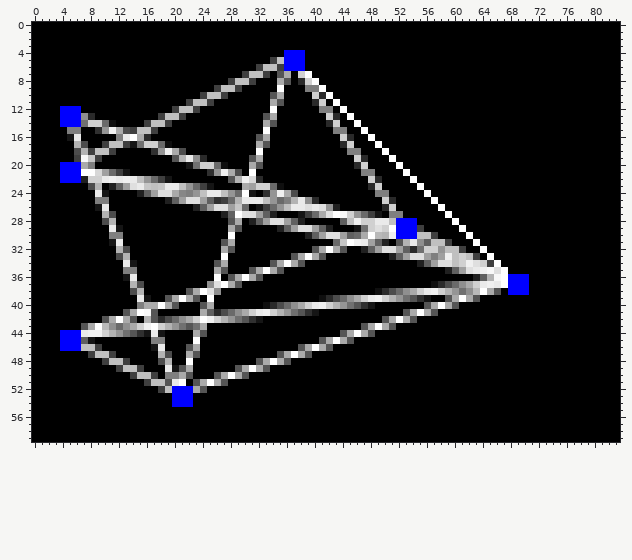
Sprite sheet: Render/outputs/0.png. Above is the file before it was changed.
The file is 84x60 pixels. Colours within 5 levels of each other are drawn and written as one.
Once edited:
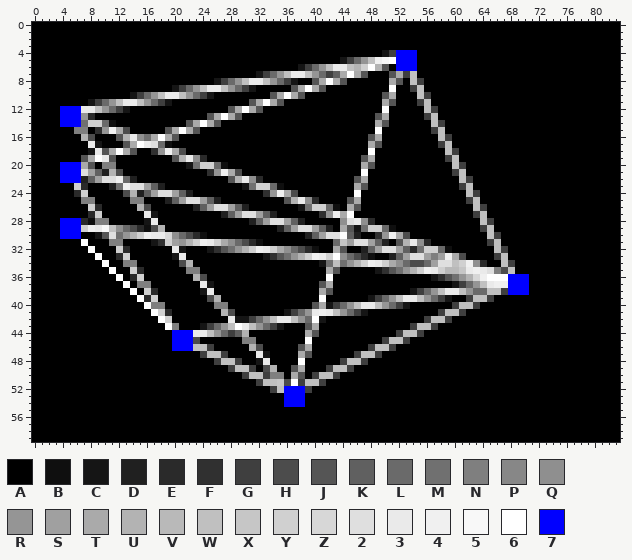
Palette (. is transparent): A #000000  B #0f0f0f  C #151515  D #202020  E #2a2a2a  F #303030  G #3f3f3f  H #4c4c4c  J #555555  K #606060  L #6a6a6a  M #707070  N #7f7f7f  P #878787  Q #8f8f8f  R #959595  S #a0a0a0  T #aaaaaa  U #b3b3b3  V #b9b9b9  W #c0c0c0  X #c6c6c6  Y #d0d0d0  Z #d7d7d7  2 #dfdfdf  3 #eaeaea  4 #f0f0f0  5 #f8f8f8  6 #ffffff  7 #0000ff
From old to new:
Changed rows in their new state; - is an unchanged pixel.
first column x 4:
 4 --------------------------------AAA-----------CG777--------------
 5 ------------------------------AAAAA-----CGLRW456777--------------
 6 ----------------------------AAAAAACGLRW33WUY6UJ-777--------------
 7 --------------------------AAC-LRW33WRLGKT6TJ---JTGW--------------
 8 ----------------------CGLR-33WRLGCAAJT6TJ------TJ-WG-------------
 9 ----------------CGLRW33-RLGC---A-JT6TJ---------6--GW-------------
10 ----------CGLRW33WRL-CAA--------6TJ-AAA-------JT---WG------------
11 ----CGLRW33WRLGC--AAAA-----JT6------AA-A------TJ---GW------------
12 ---33WRLGC------AAAA----JT6TJ-A------AA-A-----6-----WG-----------
13 ---R----------AAAA---JT6TJ---AA-------AA-A---JT-----GW-----------
14 ------------AAAA--JT6TJ------AA-------AA--A--TJ------WG----------
15 -A-N------AAAA-JT6TJ---------A---------AA--A-6-------GW----------
16 -AAUH---JU3QMT6TJ-----------AA----------AA--JT--------WG---------
17 --AA3CAAAJT632--------------AA----------AA--TJ--------GW---------
18 --AAC3JT6TJ-----------------A------------AA-6-A--------WG--------
19 --AJT63J-------------------AA-------------AJT--A-------GW--------
20 ----J-NN-------------------AA-------------ATJ---A-------WG-------
21 ---2SKDUHA-----------------A---------------6A----A------GW-------
22 ----KS224LDAAAAA----------3Q--------------JTAA----A------WG------
23 --YEAA--M4-2SKDAAAAAAA----CM--------------TJAA-----A-----GW------
24 --EY-AA--HU-----SKDAAAAAAAAA--------------6--AA-----A-----WG-----
25 ---NNAA---NN----------DAAAAAAAAAJ--------JT---AA-----A----GW-----
26 ----YEA----UH------------KD-AAAAAACMYYLB-TJ---AA------A----WG----
27 ----EYAA----3C-----------S--------AAAFR4T6AAAA-AA------A---GW----
28 777EBNNA----C3----------AA--------------Q23QEAAAAAA-----A---WG---
29 777Y435WQLHEBHU---------AA--------------TJ---YLBAAAA-----A--GW---
30 777--CJ2MRUY433ZQLHEB---A---------------6-DAAFR-THAAAA----A--WG--
31 ---6---NN----CFYSRUY43YTQLHEB------------S22--------EAAA---A-GW--
32 ----6---YE------3C---CFJMRUY43YTQLHEBAA---------------LBAA--A-WG-
33 -----6--EY------C3-----A-----CFJMRUY43Y6QLHEB-----------THAA-AGW-
34 ------6--NN------HU---AA------AAAAA--CMWMRUY43YTQLHHL------QEAAWG
35 -------6-AYE------NN--AA---AAAAA------TJ-----CFJMRUY43YVVX3432NHW
36 --------6AEY-------UH-A-AAAAA---------6--------------CFJMRUZ466--
37 ---------6ANN-------3CAAAA-----------JT--------------AAACGLRW344-
38 ----------6AYE----AAC3A--------------TJ------AAAAACGLRW33WRLLWWG-
39 -----------6EY-AAAAA-HU--------------6AAAAAACGLRW33WRLGCAAGWWG---
40 -----------A6NNAA---AANN-----AAAAAAAJTCGLRW33WRLGC--AAAAGWWG-----
41 ---------AAAA6YE----AAAUHAAAAAAACGLR343WRLGC-----AAAAAGWWG-------
42 ------AAAAA-AA6YAAAAAAAA3CCGLRW33WRL6C--------AAAAA-GWWG---------
43 ---AAAAAAAAAAAA6NAAACGLRW63WRLGC---JT------AAAAA--GWWG-----------
44 AAAAAAAAAAAAAAA-77733WRLGKU--------TJ---AAAAA---GWWG-------------
45 AAAAA--------AA-777H------NN-------6-AAAAA----GWWG---------------
46 AAAAAA-------AA-777WWG-----UH-------AAA-----GWWG-----------------
47 ----AAAA------AA--AAGWWG----3C-AAA--------GWWG-------------------
48 ------AAAA----AA--A---GWWG--C3AAA-6-----GWWG---------------------
49 --------AAAA---AAAA-----GWWGAHU--JT---GWWG-----------------------
50 ----------AAAA-AAAA---AAAAGWWGNN-TJ-GWWG-------------------------
51 ------------AAAAAA-AAAAA----GWWXH6GWWG---------------------------
52 --------------AAAAAAA---------GW777G-----------------------------
53 ----------------AAA-------------777------------------------------
54 ----------------AAA-------------777------------------------------
